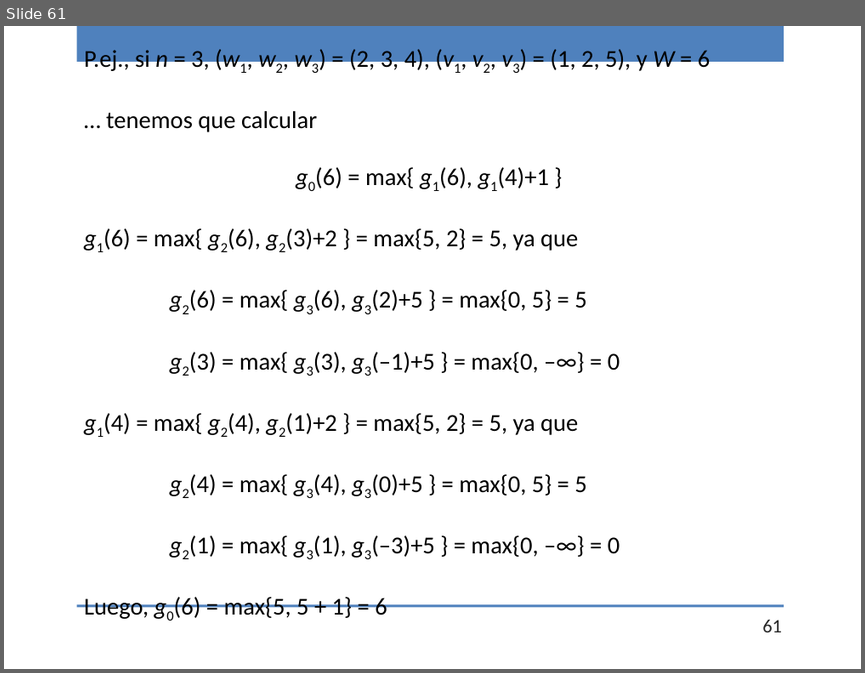
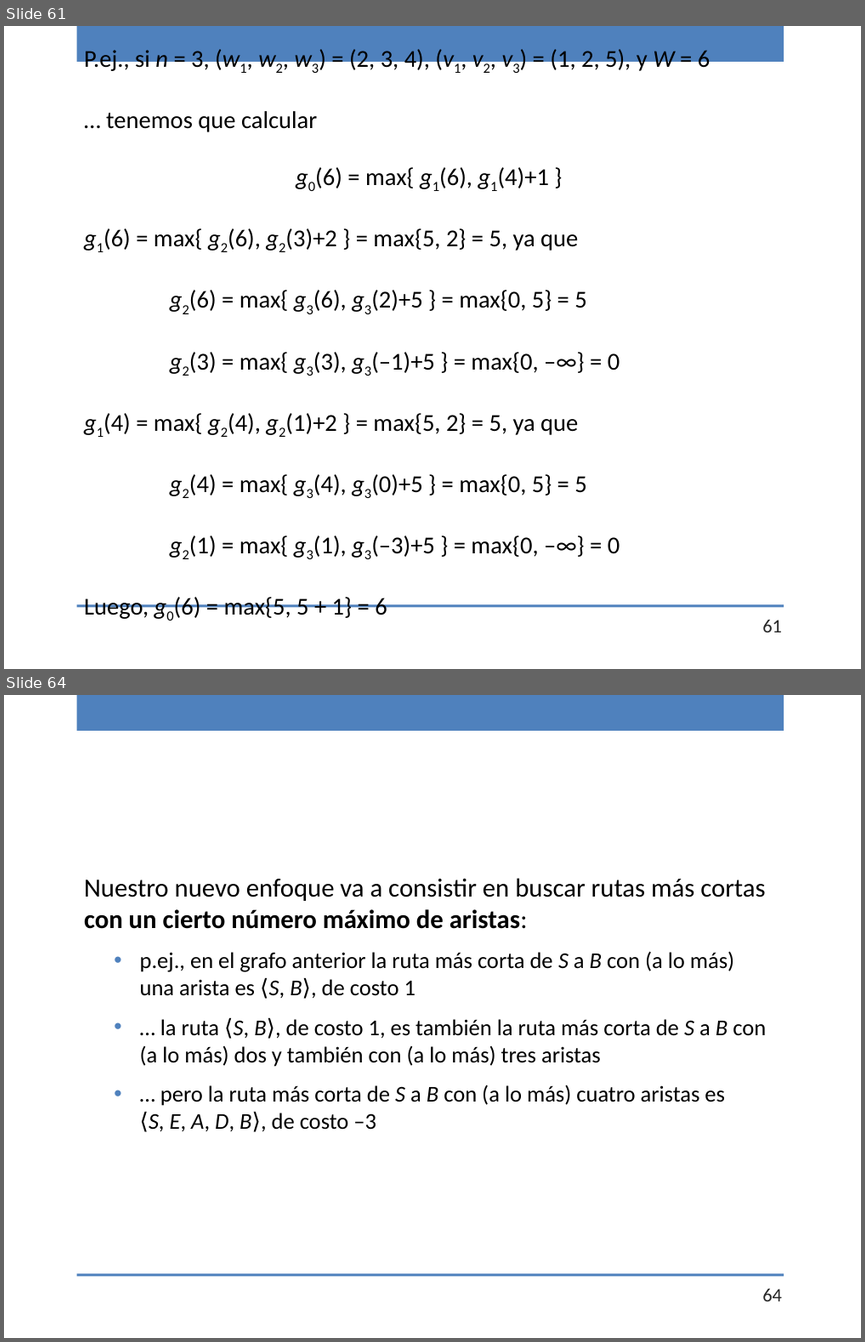
Before and after one commit to chris-carstens/2020-2, a slide deck: Clases/19 - Programación Dinámica/19-ProgDinámica.pptx. Shown one above the other, each under a label of ours: slide 61 before the commit, slides 61 and 64 after it; the slides between them are not shown. The pictures are 865x673 and 865x1342 pixels, drawn with LibreOffice and Linux fonts; fonts in the diff are those of the drawing. Boxes give left, top, right and bottom in pixels: in the first picture for what was removed or moved away, otherwise in the second. Text is boxed around its words. In the diff, an @@ line names an element or a change of style, - is before the commit and + after.

```diff
--- a/Clases/19 - Programación Dinámica/19-ProgDinámica.pptx
+++ b/Clases/19 - Programación Dinámica/19-ProgDinámica.pptx
@@ slide 64 added at bbox=[4, 695, 861, 1338], background #FFFFFF; not listed: 2 template elements that a slide beside it also shows @@
@@ text added at bbox=[84, 878, 766, 1132], 19 pt, text #000000 @@
+Nuestro nuevo enfoque va a consistir en buscar rutas más cortas con un cierto número máximo de aristas:
+  • p.ej., en el grafo anterior la ruta más corta de S a B con (a lo más) una arista es ⟨S, B⟩, de costo 1
+  • … la ruta ⟨S, B⟩, de costo 1, es también la ruta más corta de S a B con (a lo más) dos y también con (a lo más) tres aristas
+  • … pero la ruta más corta de S a B con (a lo más) cuatro aristas es ⟨S, E, A, D, B⟩, de costo –3
@@ page number added at bbox=[762, 1288, 782, 1301], 16 pt, text #262626 @@
+64
```
Also in this commit, not shown: 7 slides changed, 28 other slides added, 1 other file.
